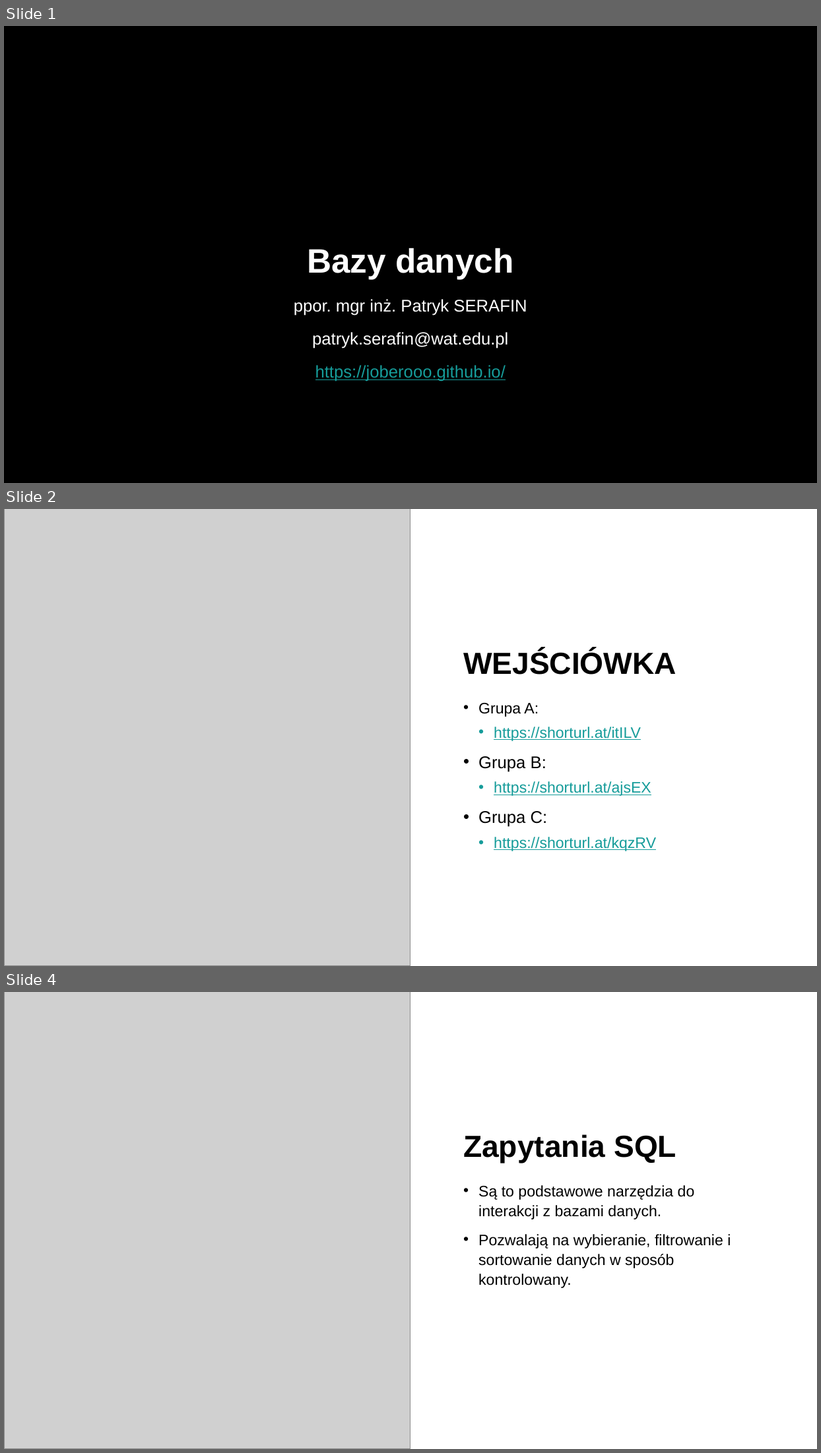
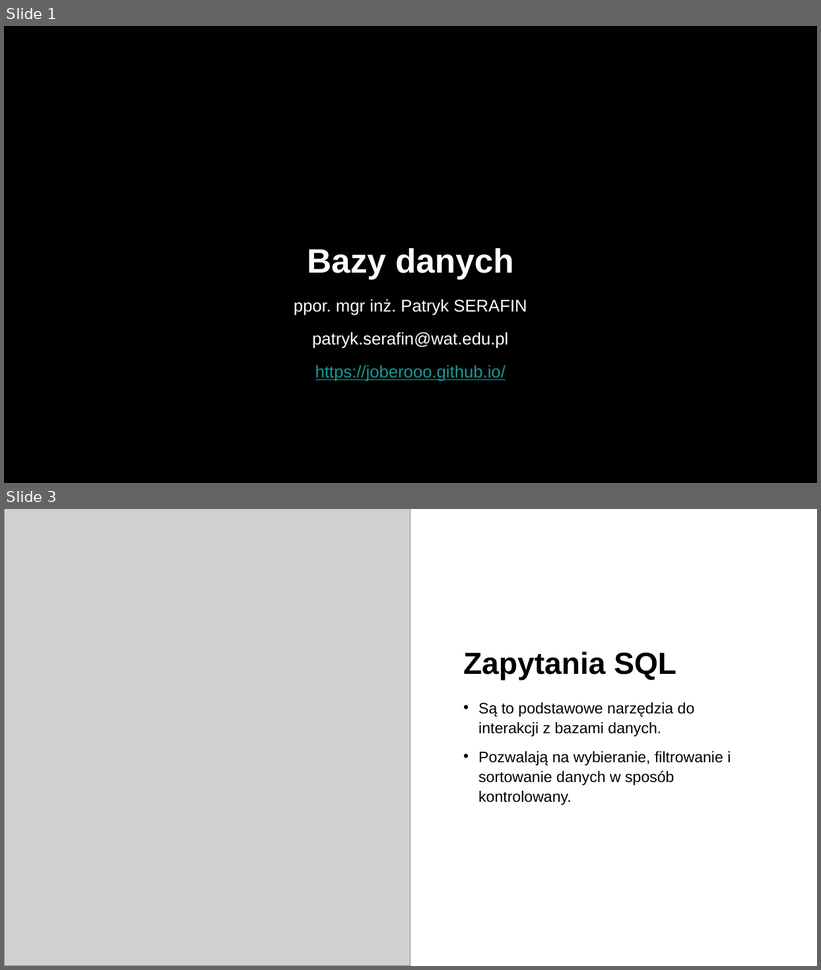
Before and after one commit to Joberooo/Joberooo.github.io, a slide deck: subjects/WWW/Bazy danych - 3 zajęcia.pptx. Shown one above the other, each under a label of ours: slides 1, 2 and 4 before the commit, slides 1 and 3 after it; the slides between them are not shown. The pictures are 821x1453 and 821x970 pixels, drawn with LibreOffice and Linux fonts; fonts in the diff are those of the drawing; grey boxes stand for pictures; background and template pictures are left out; a plain dark background stands for a picture behind light text. Boxes give left, top, right and bottom in pixels: in the first picture for what was removed or moved away, otherwise in the second. Text is boxed around its words. In the diff, an @@ line names an element or a change of style, - is before the commit and + after.

```diff
--- a/subjects/WWW/Bazy danych - 3 zajęcia.pptx
+++ b/subjects/WWW/Bazy danych - 3 zajęcia.pptx
@@ slide 2 removed at (4, 509, 817, 966), background #FFFFFF @@
@@ picture removed at (4, 509, 411, 966) @@
@@ title removed at (463, 650, 677, 675) @@
-WEJŚCIÓWKA
@@ text removed at (479, 703, 656, 852) @@
-• Grupa A:
-  • https://shorturl.at/itILV
-• Grupa B:
-  • https://shorturl.at/ajsEX
-• Grupa C:
-  • https://shorturl.at/kqzRV
@@ what was slide 4 is now slide 3 @@
```
Also in this commit, not shown: 1 slide changed, 1 other slide removed, 8 other files.
